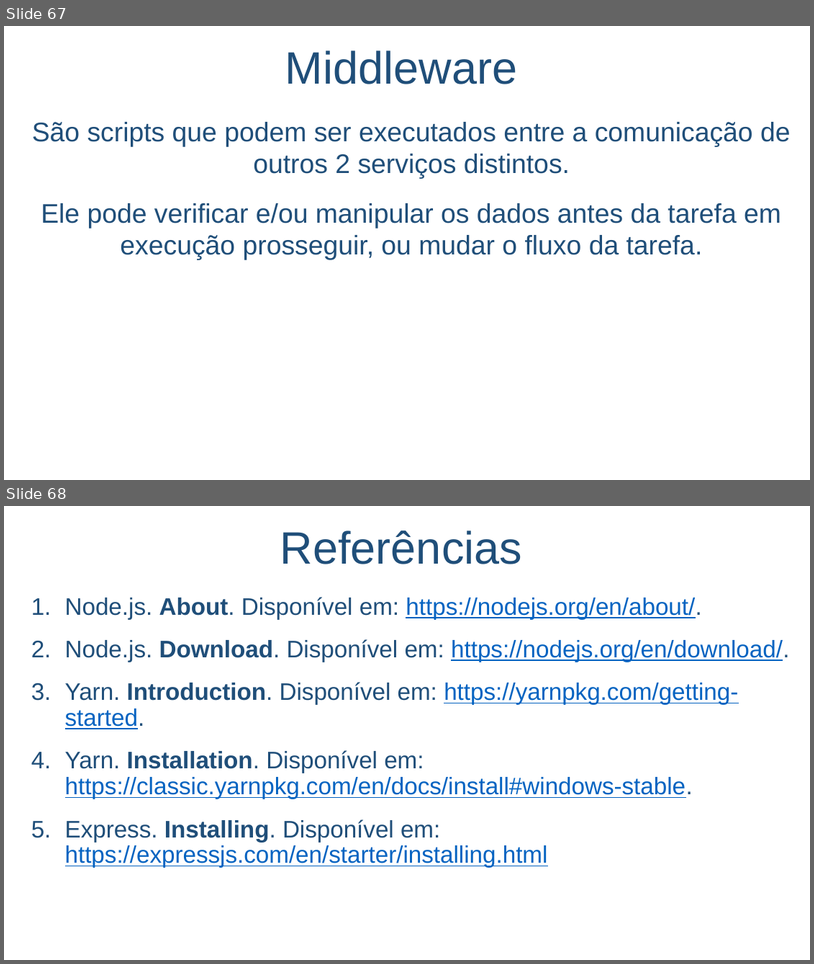
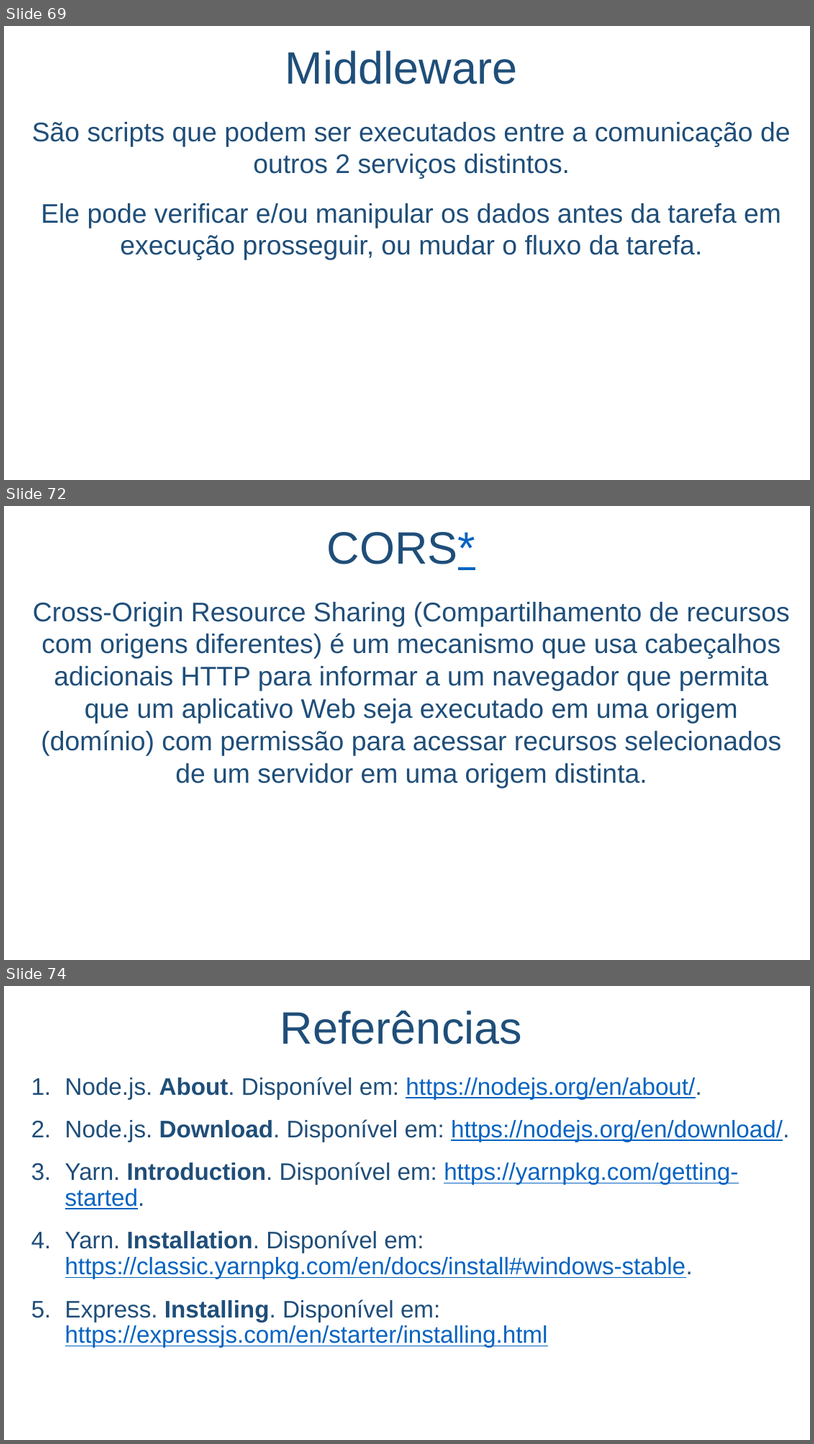
Before and after one commit to salmo-jr/public-slides, a slide deck: node-js.pptx. Shown one above the other, each under a label of ours: slides 67 and 68 before the commit, slides 69, 72 and 74 after it; the slides between them are not shown. The pictures are 814x964 and 814x1444 pixels, drawn with LibreOffice and Linux fonts; fonts in the diff are those of the drawing; background and template pictures are left out. Boxes give left, top, right and bottom in pixels: in the first picture for what was removed or moved away, otherwise in the second. Text is boxed around its words. In the diff, an @@ line names an element or a change of style, - is before the commit and + after.

```diff
--- a/node-js.pptx
+++ b/node-js.pptx
@@ slide 72 added at [4,506,810,960], background picture (left out) @@
@@ text added at [327,532,476,570], 54 pt, text #1F4E79 @@
+CORS*
@@ text added at [33,602,790,788], 32 pt, text #1F4E79 @@
+Cross-Origin Resource Sharing (Compartilhamento de recursos com origens diferentes) é um mecanismo que usa cabeçalhos adicionais HTTP para informar a um navegador que permita que um aplicativo Web seja executado em uma origem (domínio) com permissão para acessar recursos selecionados de um servidor em uma origem distinta.
@@ what was slide 67 is now slide 69 @@
@@ what was slide 68 is now slide 74 @@
```
Also in this commit, not shown: 2 slides changed, 6 other slides added, 1 slide removed.
